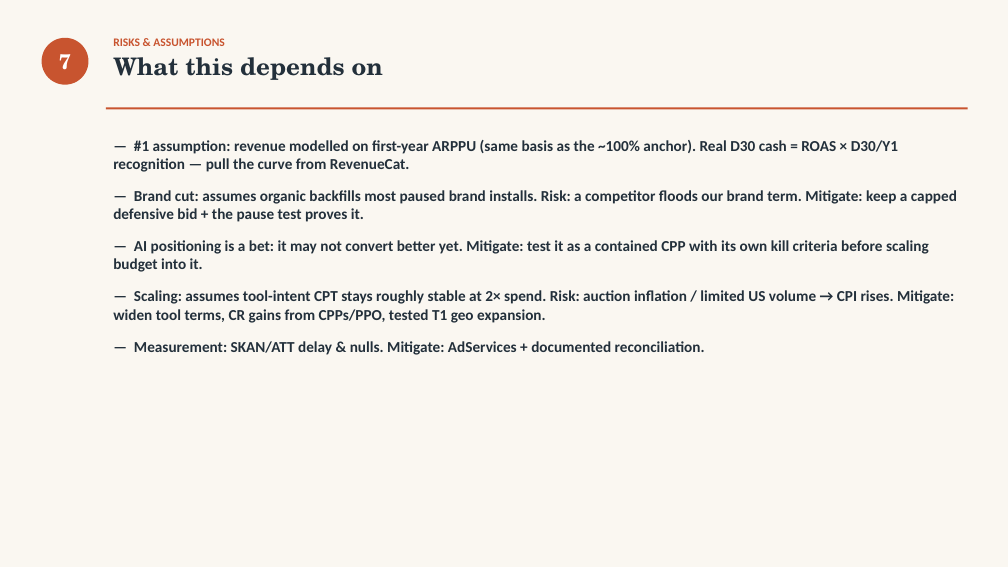
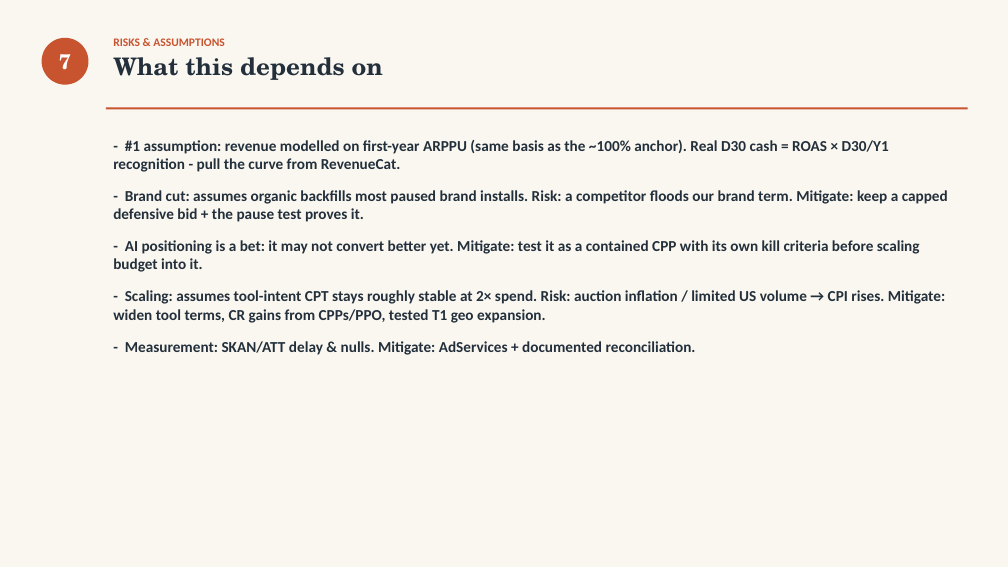
Before and after one commit to Xtrd-txt/asotraff, a slide deck: slide 11 of outputs/touchretouch-testtask/v2/TouchRetouch_Deck.pptx. Drawn at 1008x567 pixels with LibreOffice and Linux fonts; fonts in the diff are those of the drawing. Boxes give left, top, right and bottom in pixels: in the first picture for what was removed or moved away, otherwise in the second. Text is boxed around its words. In the diff, an @@ line names an element or a change of style, - is before the commit and + after.

```diff
--- a/outputs/touchretouch-testtask/v2/TouchRetouch_Deck.pptx
+++ b/outputs/touchretouch-testtask/v2/TouchRetouch_Deck.pptx
@@ text at (113, 140, 948, 355): text changed @@
-— #1 assumption: revenue modelled on first-year ARPPU (same basis as the ~100% anchor). Real D30 cash = ROAS × D30/Y1 recognition — pull the curve from RevenueCat.
-— Brand cut: assumes organic backfills most paused brand installs. Risk: a competitor floods our brand term. Mitigate: keep a capped defensive bid + the pause test proves it.
-— AI positioning is a bet: it may not convert better yet. Mitigate: test it as a contained CPP with its own kill criteria before scaling budget into it.
-— Scaling: assumes tool-intent CPT stays roughly stable at 2× spend. Risk: auction inflation / limited US volume → CPI rises. Mitigate: widen tool terms, CR gains from CPPs/PPO, tested T1 geo expansion.
-— Measurement: SKAN/ATT delay & nulls. Mitigate: AdServices + documented reconciliation.
+- #1 assumption: revenue modelled on first-year ARPPU (same basis as the ~100% anchor). Real D30 cash = ROAS × D30/Y1 recognition - pull the curve from RevenueCat.
+- Brand cut: assumes organic backfills most paused brand installs. Risk: a competitor floods our brand term. Mitigate: keep a capped defensive bid + the pause test proves it.
+- AI positioning is a bet: it may not convert better yet. Mitigate: test it as a contained CPP with its own kill criteria before scaling budget into it.
+- Scaling: assumes tool-intent CPT stays roughly stable at 2× spend. Risk: auction inflation / limited US volume → CPI rises. Mitigate: widen tool terms, CR gains from CPPs/PPO, tested T1 geo expansion.
+- Measurement: SKAN/ATT delay & nulls. Mitigate: AdServices + documented reconciliation.
```
Also in this commit, not shown: 11 other slides changed, 3 other files.
